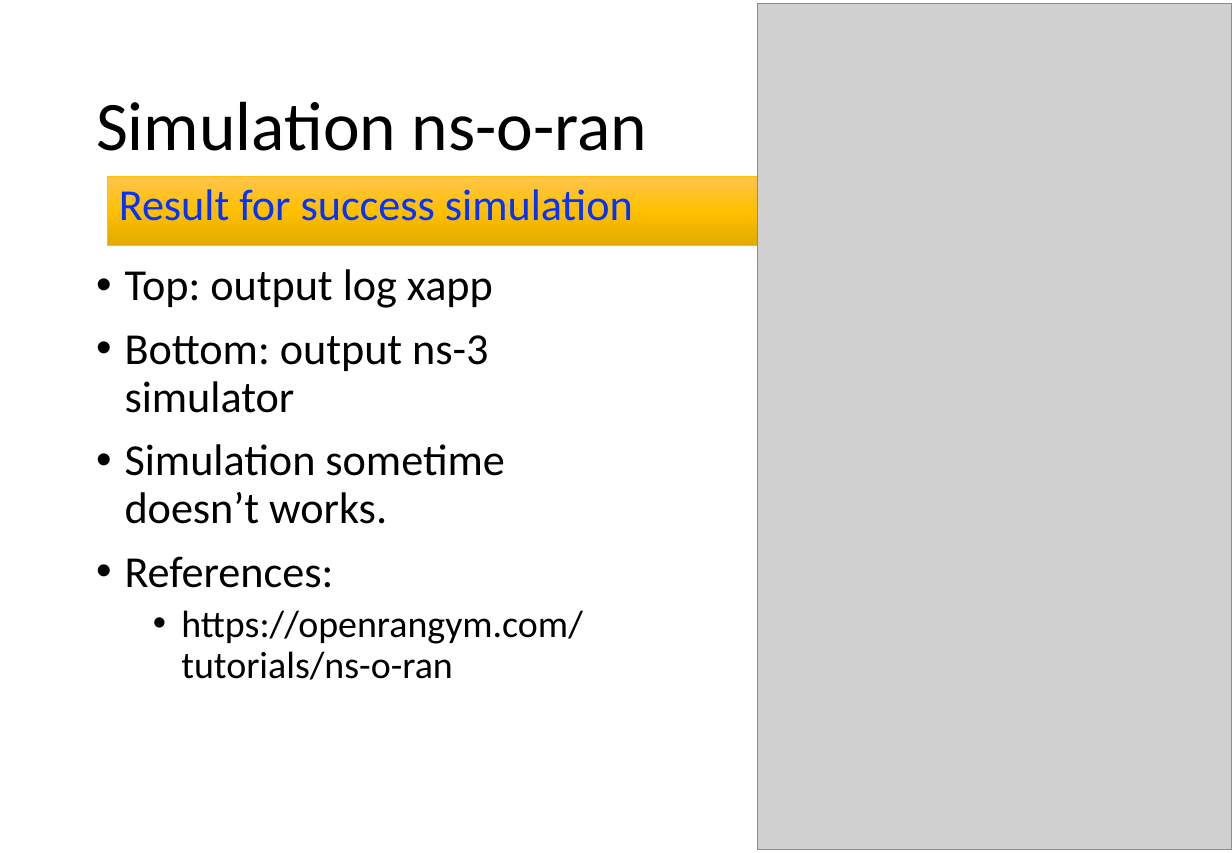
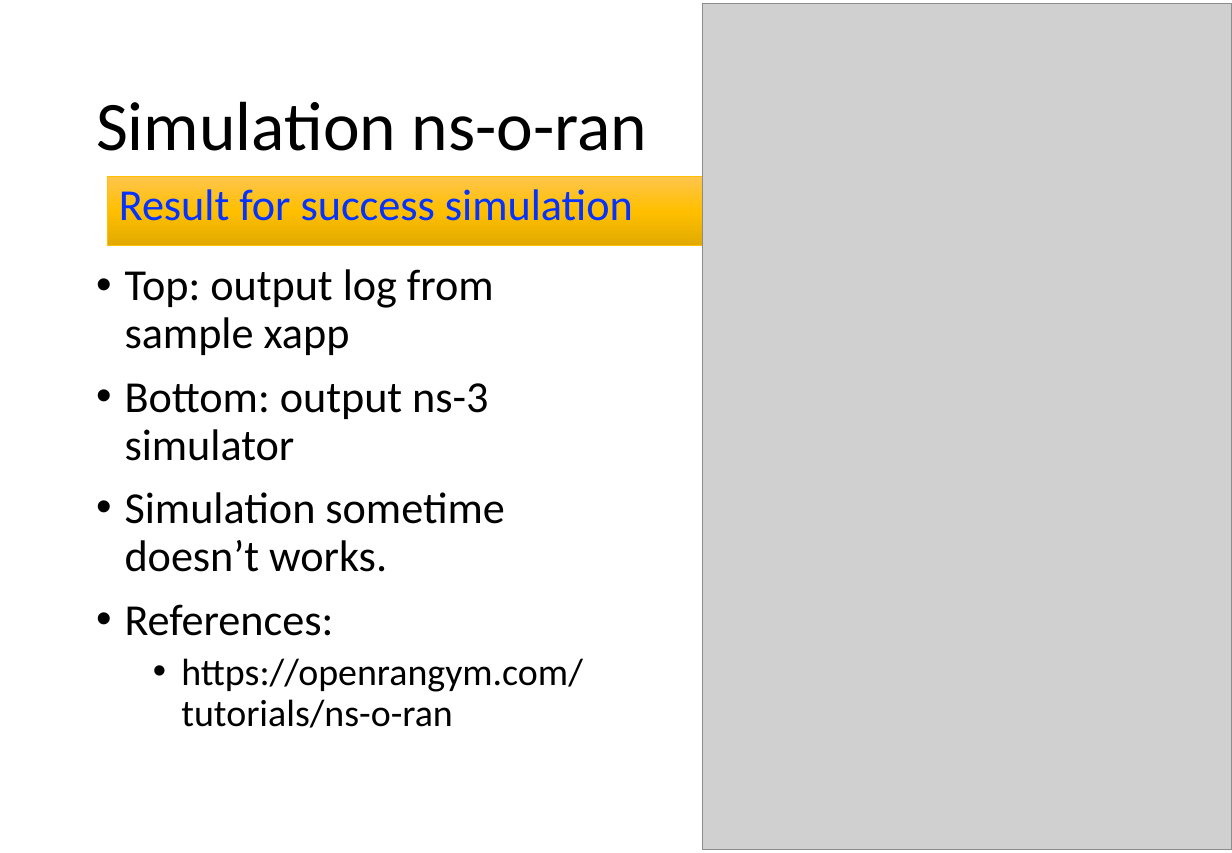
Before and after one commit to dhanifudin/presentation, a slide deck: slide 6 of O-RAN 20230227-20230303.pptx. Drawn at 1232x853 pixels with LibreOffice and Linux fonts; fonts in the diff are those of the drawing; grey boxes stand for pictures. Boxes give left, top, right and bottom in pixels: in the first picture for what was removed or moved away, otherwise in the second. Text is boxed around its words. In the diff, an @@ line names an element or a change of style, - is before the commit and + after.

```diff
--- a/O-RAN 20230227-20230303.pptx
+++ b/O-RAN 20230227-20230303.pptx
@@ picture: place and size @@
-picture at <box>758,3,1232,850</box>
+picture at <box>703,3,1232,850</box>
@@ text at <box>125,269,494,355</box>: text changed @@
-• Top: output log xapp
+• Top: output log from sample xapp
```
Also in this commit, not shown: 1 other slide changed.
